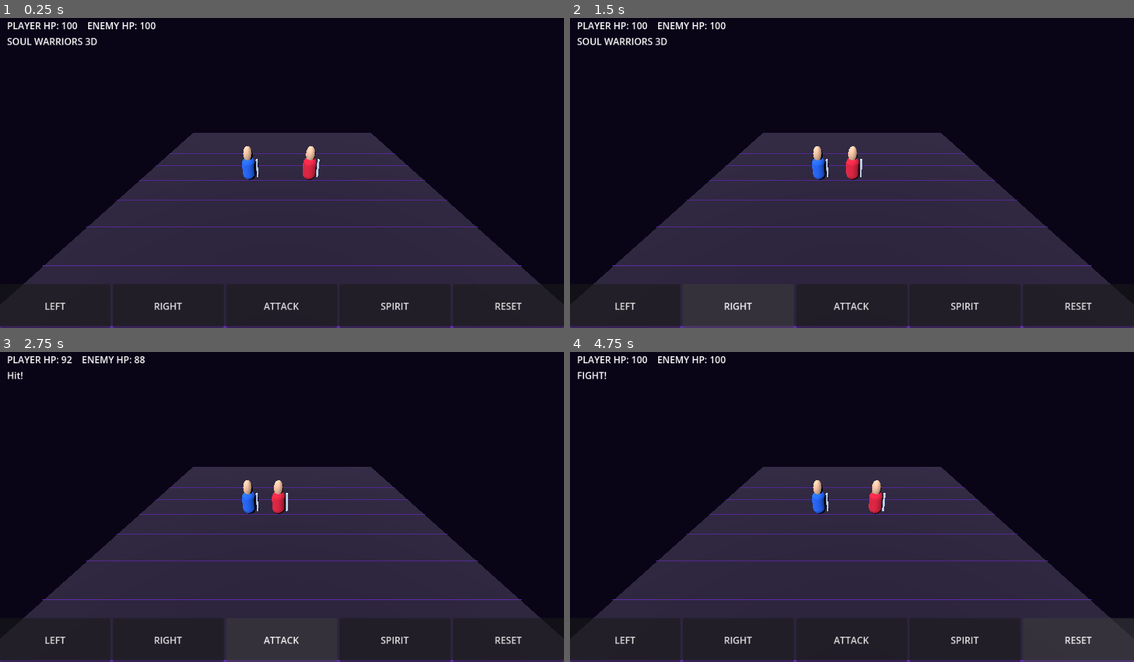
Above: before the commit, frames 1-4 (two rows, left to right).
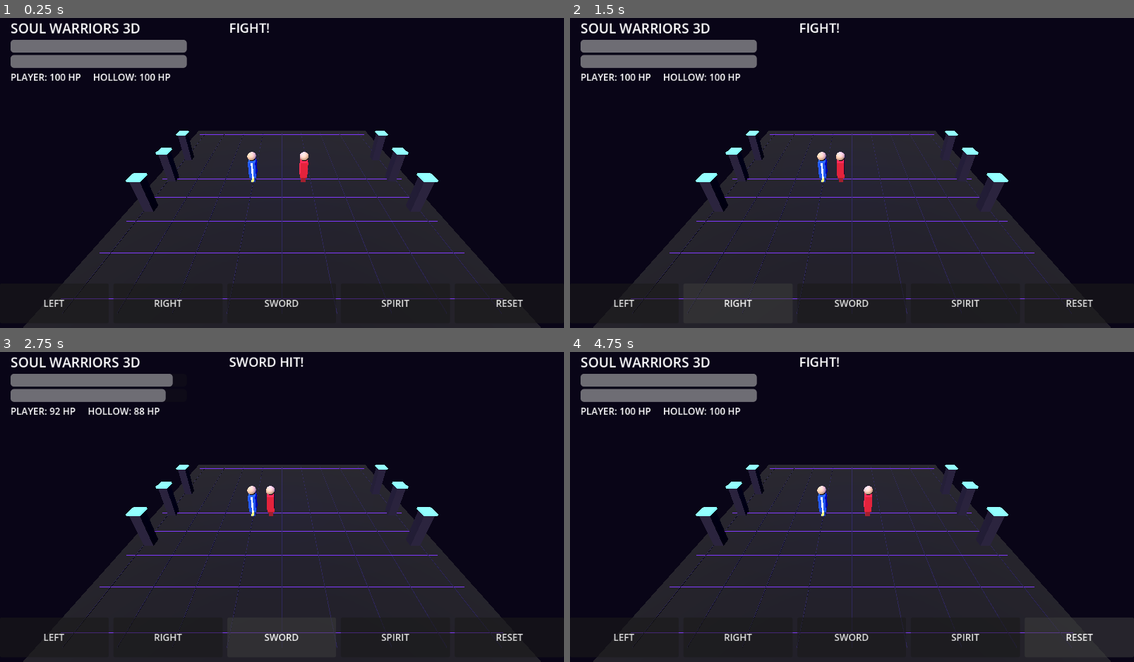
Above: after the commit, the same moments.

Repository: stevansouhil-bit/SoulWarriors3D
Game: Godot game, scene res://scenes/main.tscn
Two runs of this game, one before a commit and one after it. Both use one fixed random seed, a clock stepped at 60 frames per second and the inputs below.
Inputs (mouse positions are in pixels of both pictures, inside the frame that each line leads up to):
- Up to frame 1 (0.25 s): no input
- Up to frame 2 (1.5 s): click "LEFT" at 0.5 s; click "RIGHT" at 1.25 s
- Up to frame 3 (2.75 s): click (282, 640) at 2 s, where only the run before the commit has a clickable "ATTACK"
- Up to frame 4 (4.75 s): click (852, 637) at 2.75 s, where only the run after the commit has a clickable "SWORD"; click "SPIRIT" at 3.5 s; click "RESET" at 4.25 s

The runs differ from the first frame. In frame 1, 11% of the frame differs, in the area x 0-100%, y 1-100%; in frame 2, 11%; in frame 3, 11%; in frame 4, 11%.

Commit message:
Rebuild Soul Warriors 3D combat system

Diff:
--- a/godot_game/scripts/main.gd
+++ b/godot_game/scripts/main.gd
@@ -2,150 +2,297 @@
 
 var player: Node3D
 var enemy: Node3D
+var player_sword: MeshInstance3D
+var enemy_sword: MeshInstance3D
+
 var player_hp := 100
 var enemy_hp := 100
-var cooldown := 0.0
+var enemy_cooldown := 0.0
+var attack_cooldown := 0.0
+var energy_cooldown := 0.0
 var finished := false
+
 var status: Label
 var message: Label
+var player_bar: ProgressBar
+var enemy_bar: ProgressBar
+
+const ARENA_LIMIT := 7.0
+const PLAYER_SPEED := 4.0
+const ENEMY_SPEED := 2.1
 
 func _ready() -> void:
-    var floor := MeshInstance3D.new()
-    var plane := PlaneMesh.new()
-    plane.size = Vector2(18, 18)
-    floor.mesh = plane
-    floor.material_override = mat(Color(0.12, 0.07, 0.2))
-    add_child(floor)
-
-    for i in range(9):
-        box(self, Vector3(18, 0.03, 0.03), Vector3(0, 0.03, i * 2 - 8), Color(0.35, 0.12, 0.65))
-
-    var light := DirectionalLight3D.new()
-    light.rotation_degrees = Vector3(-50, -30, 0)
-    light.light_energy = 1.4
-    add_child(light)
-
-    player = fighter("SoulReaper", Vector3(-2, 0, 0), Color(0.1, 0.4, 1.0))
-    enemy = fighter("Hollow", Vector3(2, 0, 0), Color(0.9, 0.1, 0.25))
-    camera_setup()
-    ui_setup()
-    update_status()
-
-func mat(c: Color) -> StandardMaterial3D:
+    create_arena()
+    player = create_fighter(
+        "SoulReaper", Vector3(-2, 0, 0),
+        Color(0.08, 0.35, 1.0)
+    )
+    enemy = create_fighter(
+        "Hollow", Vector3(2, 0, 0),
+        Color(0.95, 0.08, 0.22)
+    )
+    player_sword = player.get_node("Sword")
+    enemy_sword = enemy.get_node("Sword")
+    create_camera()
+    create_ui()
+    update_ui()
+
+func material(c: Color, glow := false) -> StandardMaterial3D:
     var m := StandardMaterial3D.new()
     m.albedo_color = c
+    if glow:
+        m.emission_enabled = true
+        m.emission = c
+        m.emission_energy_multiplier = 2.0
     return m
 
-func box(parent: Node3D, size: Vector3, pos: Vector3, c: Color) -> MeshInstance3D:
+func add_box(parent: Node3D, size: Vector3,
+        pos: Vector3, color: Color,
+        glow := false) -> MeshInstance3D:
     var obj := MeshInstance3D.new()
     var mesh := BoxMesh.new()
     mesh.size = size
     obj.mesh = mesh
     obj.position = pos
-    obj.material_override = mat(c)
+    obj.material_override = material(color, glow)
     parent.add_child(obj)
     return obj
 
-func fighter(title: String, pos: Vector3, c: Color) -> Node3D:
+func create_arena() -> void:
+    var floor := MeshInstance3D.new()
+    var plane := PlaneMesh.new()
+    plane.size = Vector2(18, 18)
+    floor.mesh = plane
+    floor.material_override = material(Color(0.045, 0.025, 0.09))
+    add_child(floor)
+
+    for i in range(-8, 9, 2):
+        add_box(self, Vector3(17, 0.025, 0.025),
+            Vector3(0, 0.02, i), Color(0.22, 0.08, 0.48), true)
+        add_box(self, Vector3(0.025, 0.025, 17),
+            Vector3(i, 0.025, 0), Color(0.12, 0.08, 0.3))
+
+    for side in [-1.0, 1.0]:
+        for i in range(3):
+            add_box(self, Vector3(0.55, 2.2, 0.55),
+                Vector3(side * 7.7, 1.1, i * 3.0 - 3.0),
+                Color(0.12, 0.07, 0.22))
+            add_box(self, Vector3(0.7, 0.12, 0.7),
+                Vector3(side * 7.7, 2.25, i * 3.0 - 3.0),
+                Color(0.25, 0.65, 1.0), true)
+
+    var light := DirectionalLight3D.new()
+    light.rotation_degrees = Vector3(-52, -25, 0)
+    light.light_energy = 1.5
+    add_child(light)
+
+    var glow_light := OmniLight3D.new()
+    glow_light.position = Vector3(0, 4, 0)
+    glow_light.light_color = Color(0.25, 0.15, 1.0)
+    glow_light.light_energy = 2.0
+    glow_light.omni_range = 12
+    add_child(glow_light)
+
+func create_fighter(title: String, pos: Vector3,
+        color: Color) -> Node3D:
     var root := Node3D.new()
     root.name = title
     root.position = pos
     add_child(root)
 
-    var body := MeshInstance3D.new()
-    var capsule := CapsuleMesh.new()
-    capsule.radius = 0.4
-    capsule.height = 1.5
-    body.mesh = capsule
-    body.position.y = 0.9
-    body.material_override = mat(c)
-    root.add_child(body)
+    add_box(root, Vector3(0.85, 1.15, 0.48),
+        Vector3(0, 1.0, 0), color)
 
     var head := MeshInstance3D.new()
-    var sphere := SphereMesh.new()
-    sphere.radius = 0.27
-    head.mesh = sphere
-    head.position.y = 1.85
-    head.material_override = mat(Color(0.95, 0.76, 0.64))
+    var head_mesh := SphereMesh.new()
+    head_mesh.radius = 0.3
+    head_mesh.height = 0.6
+    head.mesh = head_mesh
+    head.position = Vector3(0, 1.85, 0)
+    head.material_override = material(Color(0.95, 0.76, 0.65))
     root.add_child(head)
 
-    box(root, Vector3(0.1, 1.2, 0.12), Vector3(0.5, 0.9, 0), Color(0.8, 0.9, 1))
+    add_box(root, Vector3(0.28, 0.65, 0.32),
+        Vector3(-0.23, 0.28, 0), color.darkened(0.3))
+    add_box(root, Vector3(0.28, 0.65, 0.32),
+        Vector3(0.23, 0.28, 0), color.darkened(0.3))
+
+    var sword := add_box(root, Vector3(0.12, 1.35, 0.10),
+        Vector3(0.62, 1.0, -0.05),
+        Color(0.45, 0.85, 1.0), true)
+    sword.name = "Sword"
+
+    add_box(root, Vector3(0.65, 0.12, 0.12),
+        Vector3(0.6, 0.48, -0.05), Color(0.95, 0.65, 0.2), true)
+
     return root
 
-func camera_setup() -> void:
+func create_camera() -> void:
     var cam := Camera3D.new()
-    cam.position = Vector3(0, 7, 11)
+    cam.position = Vector3(0, 8.5, 12)
     cam.current = true
     add_child(cam)
     cam.look_at(Vector3(0, 0.8, 0), Vector3.UP)
 
-func ui_setup() -> void:
+func create_ui() -> void:
     var layer := CanvasLayer.new()
     add_child(layer)
 
-    var column := VBoxContainer.new()
-    column.position = Vector2(12, 12)
-    layer.add_child(column)
+    var top := VBoxContainer.new()
+    top.position = Vector2(18, 12)
+    top.custom_minimum_size = Vector2(300, 0)
+    layer.add_child(top)
+
+    var title := Label.new()
+    title.text = "SOUL WARRIORS 3D"
+    title.add_theme_font_size_override("font_size", 23)
+    top.add_child(title)
+
+    player_bar = ProgressBar.new()
+    player_bar.max_value = 100
+    player_bar.show_percentage = false
+    player_bar.custom_minimum_size = Vector2(260, 22)
+    top.add_child(player_bar)
+
+    enemy_bar = ProgressBar.new()
+    enemy_bar.max_value = 100
+    enemy_bar.show_percentage = false
+    enemy_bar.custom_minimum_size = Vector2(260, 22)
+    top.add_child(enemy_bar)
 
     status = Label.new()
-    column.add_child(status)
+    top.add_child(status)
 
     message = Label.new()
-    message.text = "SOUL WARRIORS 3D"
-    column.add_child(message)
-
-    var row := HBoxContainer.new()
-    row.set_anchors_preset(Control.PRESET_BOTTOM_WIDE)
-    row.offset_top = -75
-    layer.add_child(row)
-
-    add_button(row, "LEFT", func(): move_player(-0.6))
-    add_button(row, "RIGHT", func(): move_player(0.6))
-    add_button(row, "ATTACK", func(): attack(12))
-    add_button(row, "SPIRIT", func(): attack(20))
-    add_button(row, "RESET", reset_round)
-
-func add_button(parent: HBoxContainer, title: String, action: Callable) -> void:
+    message.text = "FIGHT!"
+    message.add_theme_font_size_override("font_size", 22)
+    message.set_anchors_preset(Control.PRESET_CENTER_TOP)
+    message.position = Vector2(-90, 12)
+    layer.add_child(message)
+
+    var controls := HBoxContainer.new()
+    controls.set_anchors_preset(Control.PRESET_BOTTOM_WIDE)
+    controls.offset_top = -76
+    controls.offset_bottom = -8
+    controls.add_theme_constant_override("separation", 8)
+    layer.add_child(controls)
+
+    add_button(controls, "LEFT", func(): move_player(-1.0))
+    add_button(controls, "RIGHT", func(): move_player(1.0))
+    add_button(controls, "SWORD", func(): attack(12))
+    add_button(controls, "SPIRIT", energy_attack)
+    add_button(controls, "RESET", reset_round)
+
+func add_button(parent: HBoxContainer, text_value: String,
+        action: Callable) -> void:
     var b := Button.new()
-    b.text = title
-    b.custom_minimum_size = Vector2(0, 55)
+    b.text = text_value
+    b.custom_minimum_size = Vector2(100, 58)
     b.size_flags_horizontal = Control.SIZE_EXPAND_FILL
     b.pressed.connect(action)
     parent.add_child(b)
 
-func move_player(amount: float) -> void:
-    if not finished:
-        player.position.x = clampf(player.position.x + amount, -7, 7)
+func move_player(direction: float) -> void:
+    if finished:
+        return
+    player.position.x = clampf(
+        player.position.x + direction * 0.8,
+        -ARENA_LIMIT, ARENA_LIMIT
+    )
+    face_each_other()
+
+func face_each_other() -> void:
+    if player and enemy:
+        player.look_at(Vector3(enemy.position.x, 0, enemy.position.z),
+            Vector3.UP)
+        enemy.look_at(Vector3(player.position.x, 0, player.position.z),
+            Vector3.UP)
 
 func attack(damage: int) -> void:
-    if finished:
-        return
+    if finished or attack_cooldown > 0:
+        return
+    attack_cooldown = 0.45
+    face_each_other()
+
+    if player.position.distance_to(enemy.position) > 3.0:
+        message.text = "Too far away!"
+        return
+
     enemy_hp = maxi(0, enemy_hp - damage)
-    message.text = "Spirit attack!" if damage > 12 else "Hit!"
-    update_status()
+    message.text = "SWORD HIT!"
+    show_effect(enemy.position, Color(0.25, 0.7, 1.0))
+    update_ui()
+
     if enemy_hp == 0:
         finish_round(true)
 
+func energy_attack() -> void:
+    if finished or energy_cooldown > 0:
+        return
+    energy_cooldown = 2.0
+
+    if player.position.distance_to(enemy.position) > 6.0:
+        message.text = "Energy missed!"
+        return
+
+    enemy_hp = maxi(0, enemy_hp - 20)
+    message.text = "SPIRIT BLAST!"
+    show_effect(enemy.position, Color(0.2, 0.55, 1.0))
+    update_ui()
+
+    if enemy_hp == 0:
+        finish_round(true)
+
+func show_effect(pos: Vector3, color: Color) -> void:
+    var orb := MeshInstance3D.new()
+    var mesh := SphereMesh.new()
+    mesh.radius = 0.35
+    mesh.height = 0.7
+    orb.mesh = mesh
+    orb.position = pos + Vector3(0, 1.1, 0)
+    orb.material_override = material(color, true)
+    add_child(orb)
+
+    var tween := create_tween()
+    tween.tween_property(orb, "scale", Vector3(3, 3, 3), 0.22)
+    tween.tween_callback(orb.queue_free)
+
 func _process(delta: float) -> void:
+    attack_cooldown = maxf(0.0, attack_cooldown - delta)
+    energy_cooldown = maxf(0.0, energy_cooldown - delta)
+
     if finished:
         return
 
-    cooldown += delta
-    var distance := enemy.position.distance_to(player.position)
-
-    if distance > 1.8:
-        var direction := (player.position - enemy.position).normalized()
-        enemy.position += direction * minf(delta * 1.3, distance - 1.8)
-
-    if distance <= 2.3 and cooldown >= 1.6:
-        cooldown = 0
+    enemy_cooldown += delta
+    var distance := player.position.distance_to(enemy.position)
+
+    if distance > 1.65:
+        var direction := player.position - enemy.position
+        direction.y = 0
+        enemy.position += direction.normalized() * minf(
+            ENEMY_SPEED * delta, distance - 1.65
+        )
+    elif enemy_cooldown >= 1.5:
+        enemy_cooldown = 0
         player_hp = maxi(0, player_hp - 8)
-        update_status()
+        message.text = "ENEMY ATTACK!"
+        show_effect(player.position, Color(1.0, 0.12, 0.2))
+        update_ui()
+
         if player_hp == 0:
             finish_round(false)
 
-func update_status() -> void:
-    status.text = "PLAYER HP: %d    ENEMY HP: %d" % [player_hp, enemy_hp]
+    face_each_other()
+
+func update_ui() -> void:
+    if not is_instance_valid(status):
+        return
+    player_bar.value = player_hp
+    enemy_bar.value = enemy_hp
+    status.text = "PLAYER: %d HP     HOLLOW: %d HP" % [
+        player_hp, enemy_hp
+    ]
 
 func finish_round(won: bool) -> void:
     finished = true
@@ -154,9 +301,12 @@
 func reset_round() -> void:
     player_hp = 100
     enemy_hp = 100
-    cooldown = 0
+    enemy_cooldown = 0
+    attack_cooldown = 0
+    energy_cooldown = 0
     finished = false
     player.position = Vector3(-2, 0, 0)
     enemy.position = Vector3(2, 0, 0)
     message.text = "FIGHT!"
-    update_status()
+    update_ui()
+    face_each_other()
